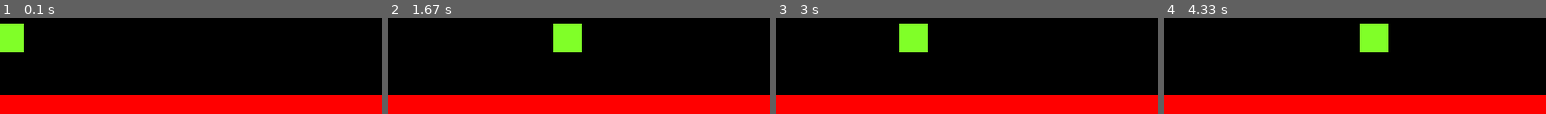
Above: before the commit, frames 1-4 (left to right).
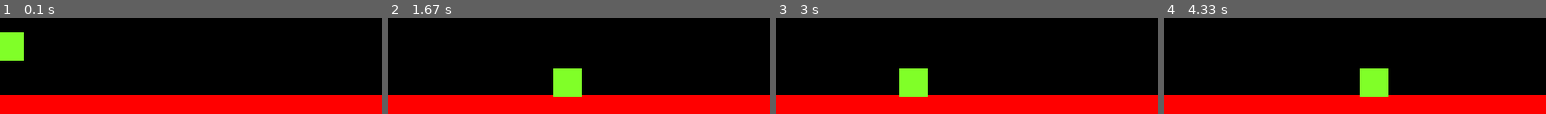
Above: after the commit, the same moments.

Repository: brunstart/Pygame
Game: pygame game, started from platformer.py
Two runs of this game, one before a commit and one after it. Both use one fixed random seed, a clock stepped at 60 frames per second and the inputs below.
Inputs:
- Up to frame 1 (0.1 s): no input
- Up to frame 2 (1.67 s): hold Right 0.33-0.8 s; hold Right 0.83-1.3 s; hold Left from 1.33 s (still down)
- Up to frame 3 (3 s): release Left at 1.87 s; hold Left 1.9-2.3 s; hold Right 2.33-2.97 s
- Up to frame 4 (4.33 s): hold Left 3-3.47 s; hold Right 3.5-3.97 s; hold Right from 4 s (still down)

The runs differ from the first frame. In frame 1, 1.1% of the frame differs, in the area x 0-7%, y 5-45%; in frame 2, 4.5%, in the area x 43-51%, y 5-83%; in frame 3, 4.5%; in frame 4, 4.5%.

Commit message:
Update platformer.py
플레이어 위치 센터값 삭제,
플레이어와 지형 충돌 관리 및 중력 구현

Diff:
--- a/platformer.py
+++ b/platformer.py
@@ -20,14 +20,14 @@
         super().__init__()
         self.surf = pygame.Surface((30,30))
         self.surf.fill((128,255,40))
-        self.rect = self.surf.get_rect(center=(10, 420))
+        self.rect = self.surf.get_rect()
 
         self.pos = vec((10, 385))
         self.vel = vec(0,0)
         self.acc = vec(0,0)
 
     def move(self):
-        self.acc = vec(0,0)
+        self.acc = vec(0,.5)
 
         pressed_keys = pygame.key.get_pressed()
 
@@ -47,6 +47,14 @@
 
         self.rect.midbottom = self.pos
 
+    def update(self):
+        hits = pygame.sprite.spritecollide(P1, platforms, False)        #충돌 시 반응
+        if hits:
+            self.pos.y = hits[0].rect.top + 1
+            self.vel.y = 0
+
+
+
 
 class platform(pygame.sprite.Sprite):
     def __init__(self):
@@ -62,6 +70,9 @@
 all_sprites.add(PT1)
 all_sprites.add(P1)
 
+platforms = pygame.sprite.Group()
+platforms.add(PT1)
+
 while True:
     for event in pygame.event.get():
         if event.type == QUIT:
@@ -74,6 +85,7 @@
         displaysurface.blit(entity.surf, entity.rect)
 
     P1.move()
+    P1.update()
 
     pygame.display.update()
     FramePerSec.tick(FPS)
